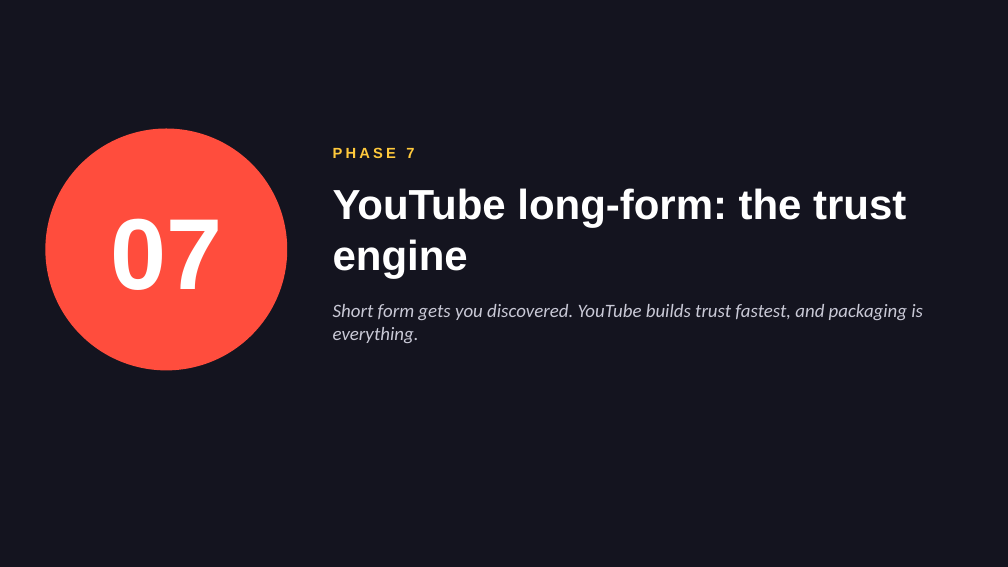
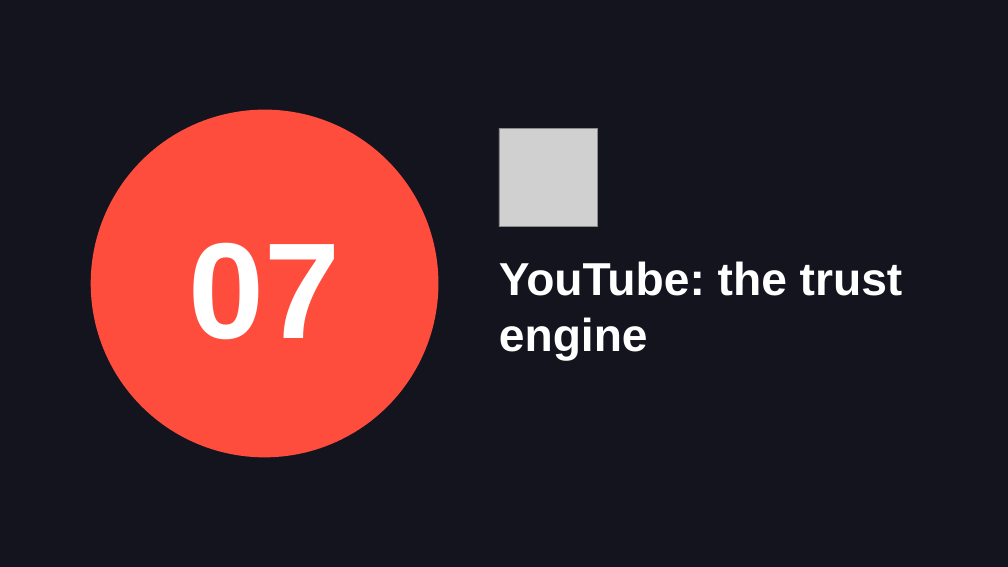
Before and after one commit to Razeensayyed/outlier, a slide deck: slide 39 of docs/content-machine-masterclass.pptx (slide 33 before the commit). Drawn at 1008x567 pixels with LibreOffice and Linux fonts; fonts in the diff are those of the drawing; grey boxes stand for pictures. Boxes give left, top, right and bottom in pixels: in the first picture for what was removed or moved away, otherwise in the second. Text is boxed around its words. In the diff, an @@ line names an element or a change of style, - is before the commit and + after.

```diff
--- a/docs/content-machine-masterclass.pptx
+++ b/docs/content-machine-masterclass.pptx
@@ text "07": place and size @@
-text "07" at (110, 218, 222, 290)
+text "07" at (189, 242, 341, 340)
@@ text "07" at (189, 242, 341, 340): size 96 to 130 pt @@
@@ ellipse: place and size @@
-ellipse at (45, 129, 287, 371)
+ellipse at (91, 110, 439, 457)
@@ text removed at (333, 147, 414, 158) @@
-PHASE 7
@@ picture added at (499, 129, 597, 227) @@
@@ text at (499, 261, 903, 360): text changed; size 40 to 44 pt @@
-YouTube long-form: the trust engine
+YouTube: the trust engine
@@ text removed at (333, 304, 923, 343) @@
-Short form gets you discovered. YouTube builds trust fastest, and packaging is everything.
```
Also in this commit, not shown: 7 other slides changed, 64 slides added, 53 slides removed.
